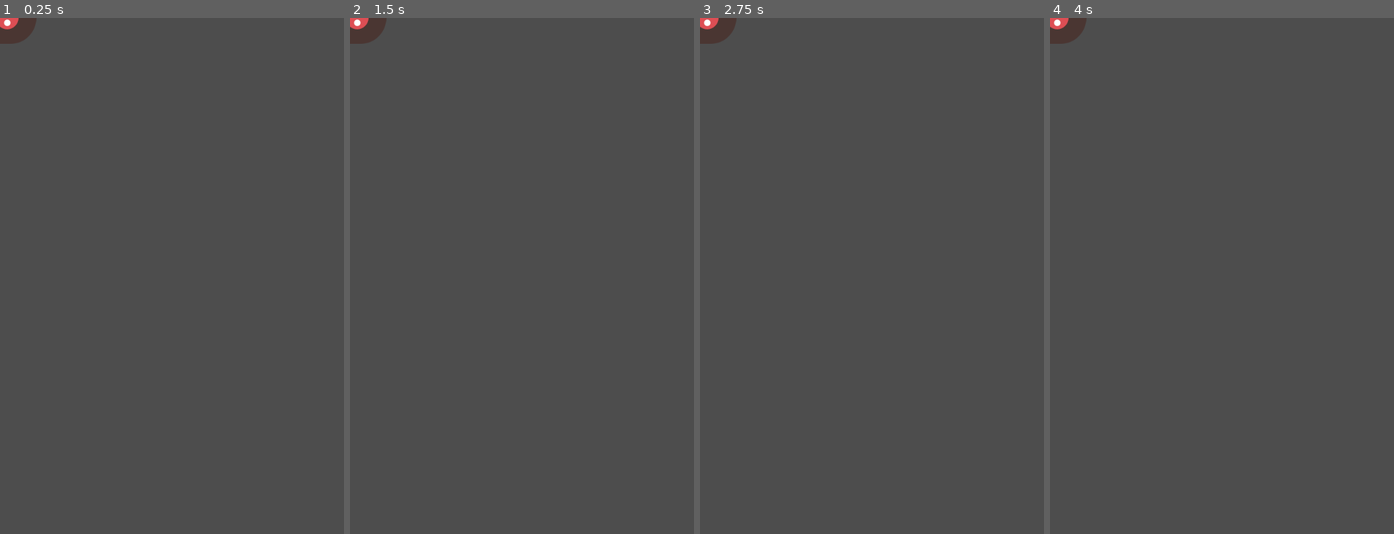
Above: before the commit, frames 1-4 (left to right).
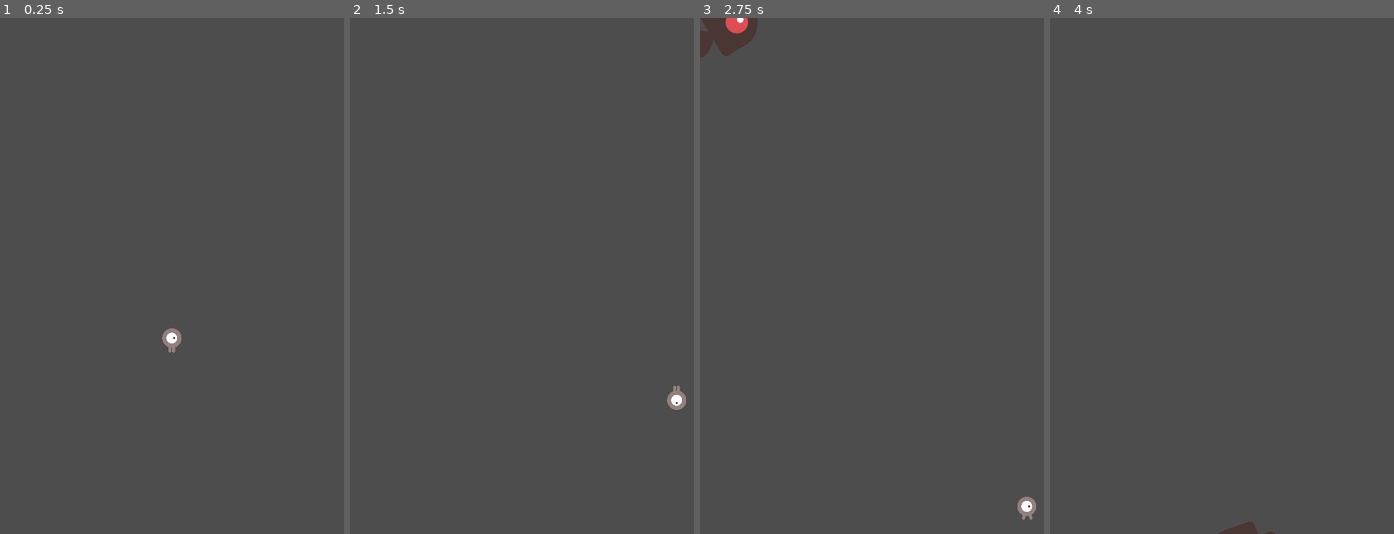
Above: after the commit, the same moments.

Repository: farfromidle/Godot-First-2D-Game-Dodge-the-Creeps
Game: Godot game, scene res://main.tscn
The game is run twice, just before and just after one commit, with the same random seed, the same clock (stepped at 60 frames per second) and the same inputs. Before the commit the project starts from res://mob.tscn.
Inputs:
- Up to frame 1 (0.25 s): no input
- Up to frame 2 (1.5 s): tap Enter at 0.5 s; hold Right (move_right) 0.53-1.28 s; hold Down (move_down) from 1.28 s (still down)
- Up to frame 3 (2.75 s): release Down (move_down) at 2.03 s; hold Right (move_right) from 2.03 s (still down)
- Up to frame 4 (4 s): release Right (move_right) at 2.78 s; hold Up (move_up) 2.78-3.53 s; hold Left (move_left) from 3.53 s (still down)

The runs differ from the first frame. In frame 1, 0.6% of the frame differs, in the area x 0-53%, y 0-65%; in frame 2, 0.6%; in frame 3, 0.9%, in the area x 0-98%, y 0-98%; in frame 4, 0.6%.

Commit message:
Setting up the main scene
Setup the main scene and connected everything.

Diff:
--- /dev/null
+++ b/main.gd
@@ -0,0 +1,49 @@
+extends Node
+
+@export var mob_scene: PackedScene
+var score
+
+func game_over():
+	$ScoreTimer.stop()
+	$MobTimer.stop()
+
+func new_game():
+	score = 0
+	$Player.start($StartPosition.position)
+	$StartTimer.start()
+
+func _ready():
+	new_game()
+
+func _on_score_timer_timeout():
+	score += 1
+
+func _on_start_timer_timeout():
+	$MobTimer.start()
+	$ScoreTimer.start()
+
+
+func _on_mob_timer_timeout():
+	# Create a new instance of the Mob scene.
+	var mob = mob_scene.instantiate()
+
+	# Choose a random location on Path2D.
+	var mob_spawn_location = $MobPath/MobSpawnLocation
+	mob_spawn_location.progress_ratio = randf()
+
+	# Set the mob's position to the random location.
+	mob.position = mob_spawn_location.position
+
+	# Set the mob's direction perpendicular to the path direction.
+	var direction = mob_spawn_location.rotation + PI / 2
+
+	# Add some randomness to the direction.
+	direction += randf_range(-PI / 4, PI / 4)
+	mob.rotation = direction
+
+	# Choose the velocity for the mob.
+	var velocity = Vector2(randf_range(150.0, 250.0), 0.0)
+	mob.linear_velocity = velocity.rotated(direction)
+
+	# Spawn the mob by adding it to the Main scene.
+	add_child(mob)
--- /dev/null
+++ b/main.tscn
@@ -0,0 +1,39 @@
+[gd_scene load_steps=5 format=3 uid="uid://p6dg46843klp"]
+
+[ext_resource type="Script" uid="uid://idul6m2jq0gt" path="res://main.gd" id="1_h2yge"]
+[ext_resource type="PackedScene" uid="uid://b8yhdlxkhltlv" path="res://mob.tscn" id="2_1bvp3"]
+[ext_resource type="PackedScene" uid="uid://c87d3f3dcthol" path="res://player.tscn" id="3_lquwl"]
+
+[sub_resource type="Curve2D" id="Curve2D_7mycd"]
+_data = {
+"points": PackedVector2Array(0, 0, 0, 0, 0, 0, 0, 0, 0, 0, 480, 0, 0, 0, 0, 0, 480, 720, 0, 0, 0, 0, 0, 720, 0, 0, 0, 0, 0, 0)
+}
+point_count = 5
+
+[node name="Main" type="Node"]
+script = ExtResource("1_h2yge")
+mob_scene = ExtResource("2_1bvp3")
+
+[node name="Player" parent="." instance=ExtResource("3_lquwl")]
+
+[node name="StartTimer" type="Timer" parent="."]
+wait_time = 2.0
+one_shot = true
+
+[node name="ScoreTimer" type="Timer" parent="."]
+
+[node name="MobTimer" type="Timer" parent="."]
+wait_time = 0.5
+
+[node name="StartPosition" type="Marker2D" parent="."]
+position = Vector2(240, 450)
+
+[node name="MobPath" type="Path2D" parent="."]
+curve = SubResource("Curve2D_7mycd")
+
+[node name="MobSpawnLocation" type="PathFollow2D" parent="MobPath"]
+
+[connection signal="hit" from="Player" to="." method="game_over"]
+[connection signal="timeout" from="StartTimer" to="." method="_on_start_timer_timeout"]
+[connection signal="timeout" from="ScoreTimer" to="." method="_on_score_timer_timeout"]
+[connection signal="timeout" from="MobTimer" to="." method="_on_mob_timer_timeout"]
--- a/project.godot
+++ b/project.godot
@@ -11,7 +11,7 @@
 [application]
 
 config/name="Dodge the Creeps Game 0"
-run/main_scene="uid://b8yhdlxkhltlv"
+run/main_scene="uid://p6dg46843klp"
 config/features=PackedStringArray("4.5", "GL Compatibility")
 config/icon="res://icon.svg"
 
Not shown, added: main.gd.uid
